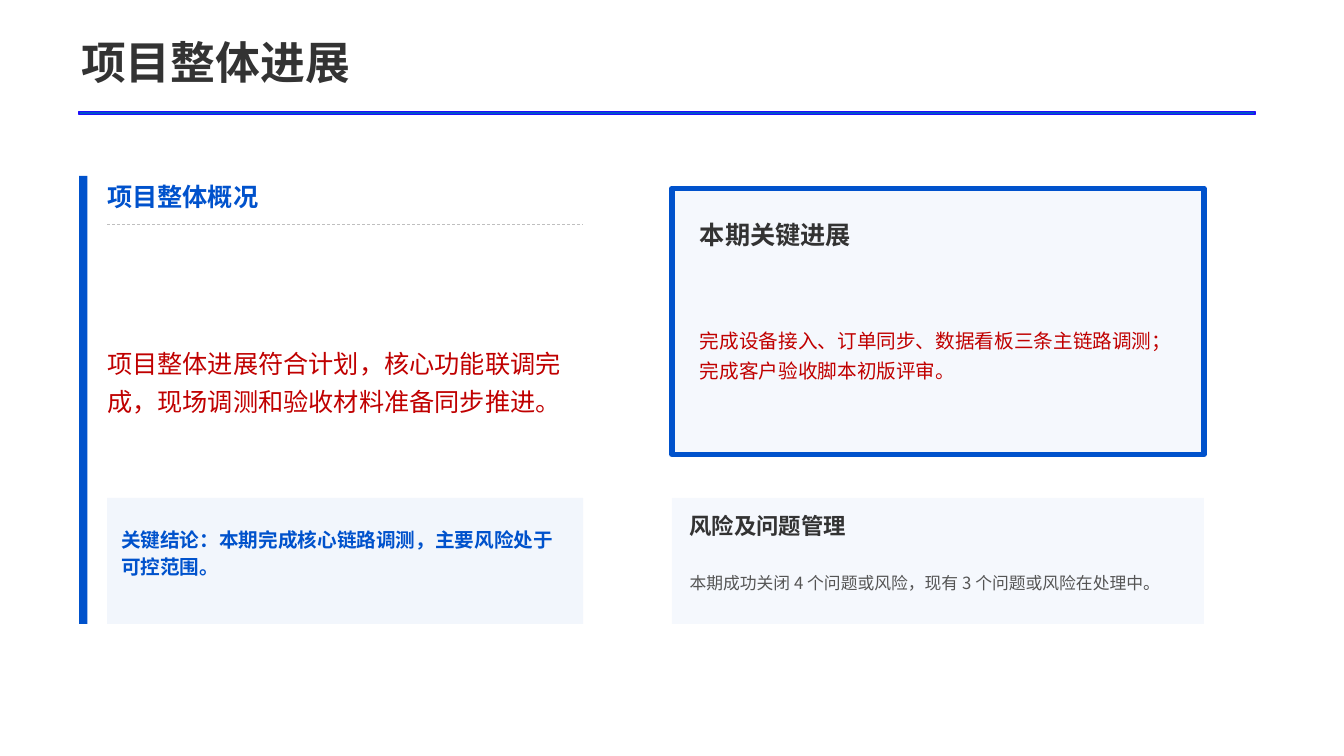
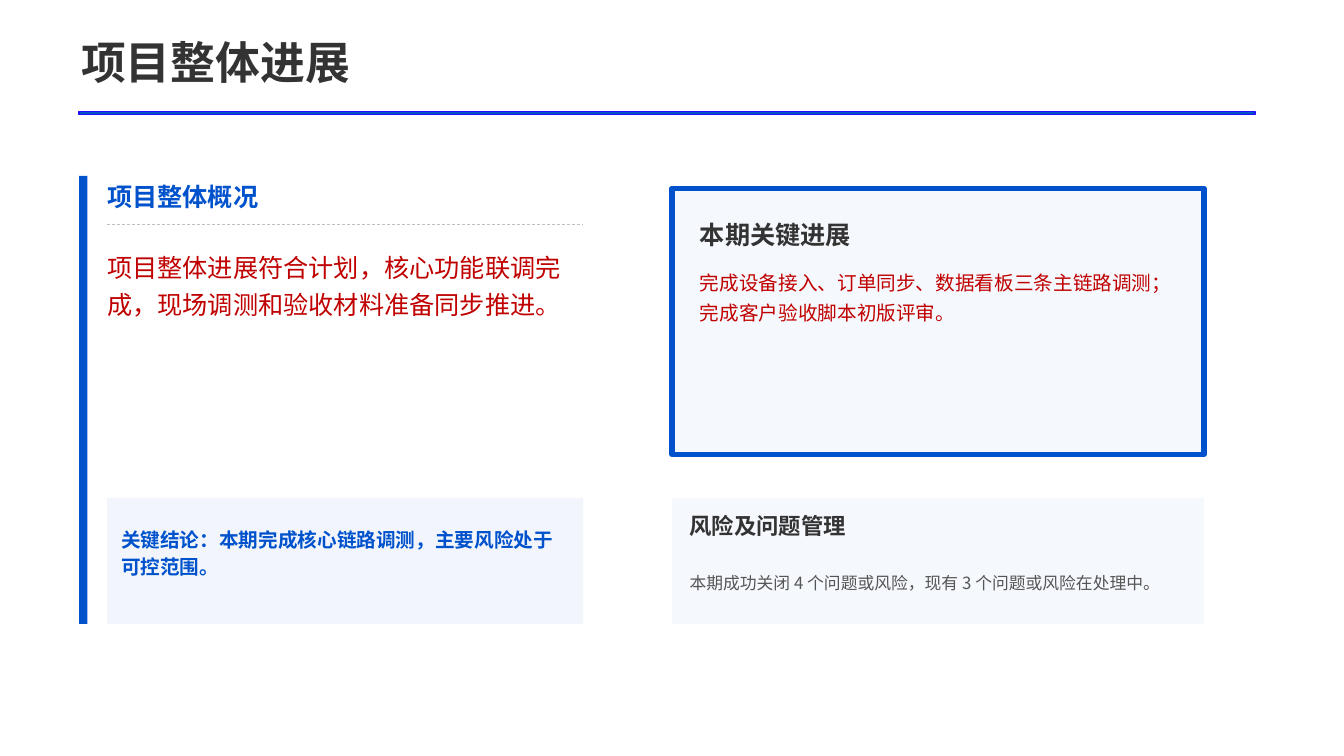
Before and after one commit to SanChiaki/report_generator, a slide deck: slide 4 of examples/italy_progress_report/progress_template1_output.pptx. Drawn at 1344x756 pixels with LibreOffice and Linux fonts; fonts in the diff are those of the drawing. Boxes give left, top, right and bottom in pixels: in the first picture for what was removed or moved away, otherwise in the second. Text is boxed around its words. In the diff, an @@ line names an element or a change of style, - is before the commit and + after.

```diff
--- a/examples/italy_progress_report/progress_template1_output.pptx
+++ b/examples/italy_progress_report/progress_template1_output.pptx
@@ text "项目整体进展符合计划，核心功能联调完成，现场调测和验收材料准备同步推进。" at [107, 255, 561, 317]: vertical alignment middle to top @@
@@ text "项目整体进展符合计划，核心功能联调完成，现场调测和验收材料准备同步推进。": place and size @@
-text "项目整体进展符合计划，核心功能联调完成，现场调测和验收材料准备同步推进。" at [107, 351, 561, 414]
+text "项目整体进展符合计划，核心功能联调完成，现场调测和验收材料准备同步推进。" at [107, 255, 561, 317]
@@ text "完成设备接入、订单同步、数据看板三条主链路调测；完成客户验收脚本初版评审。" at [700, 273, 1171, 322]: vertical alignment middle to top @@
```
Also in this commit, not shown: 3 other slides changed, 15 other files.
